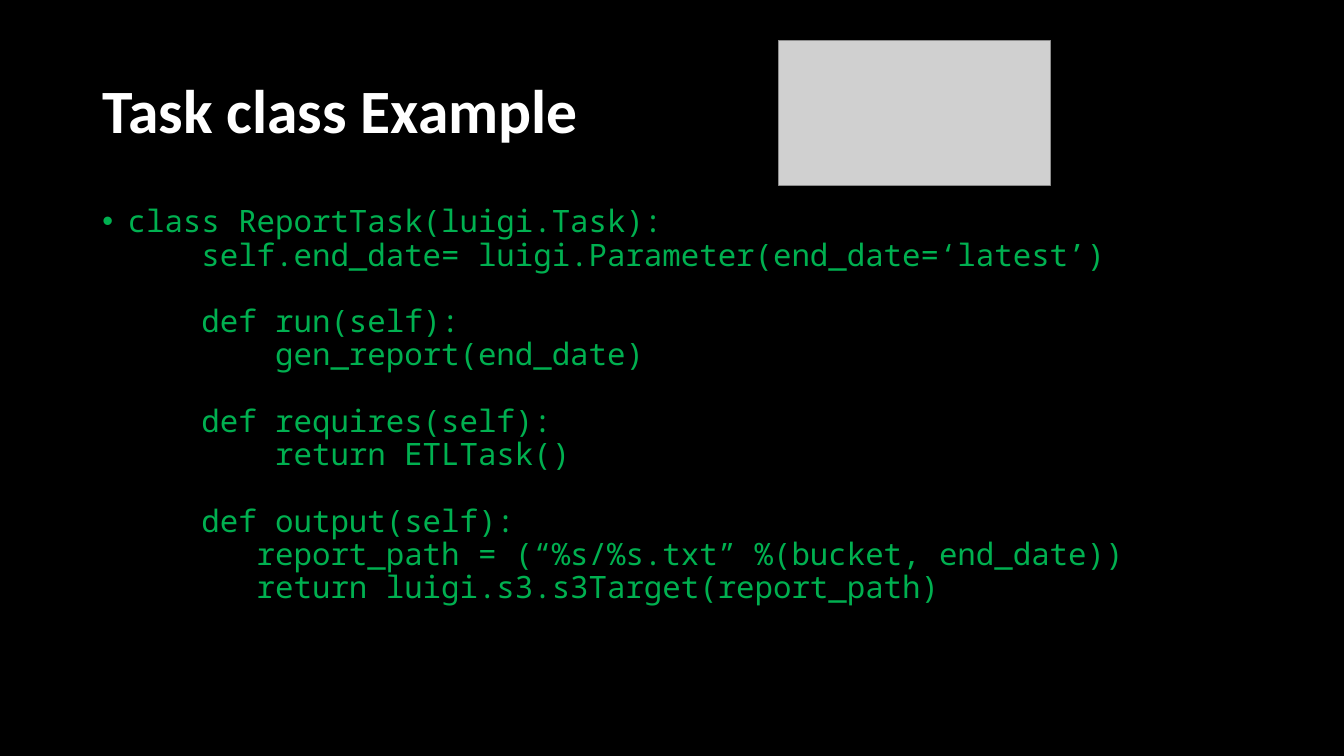
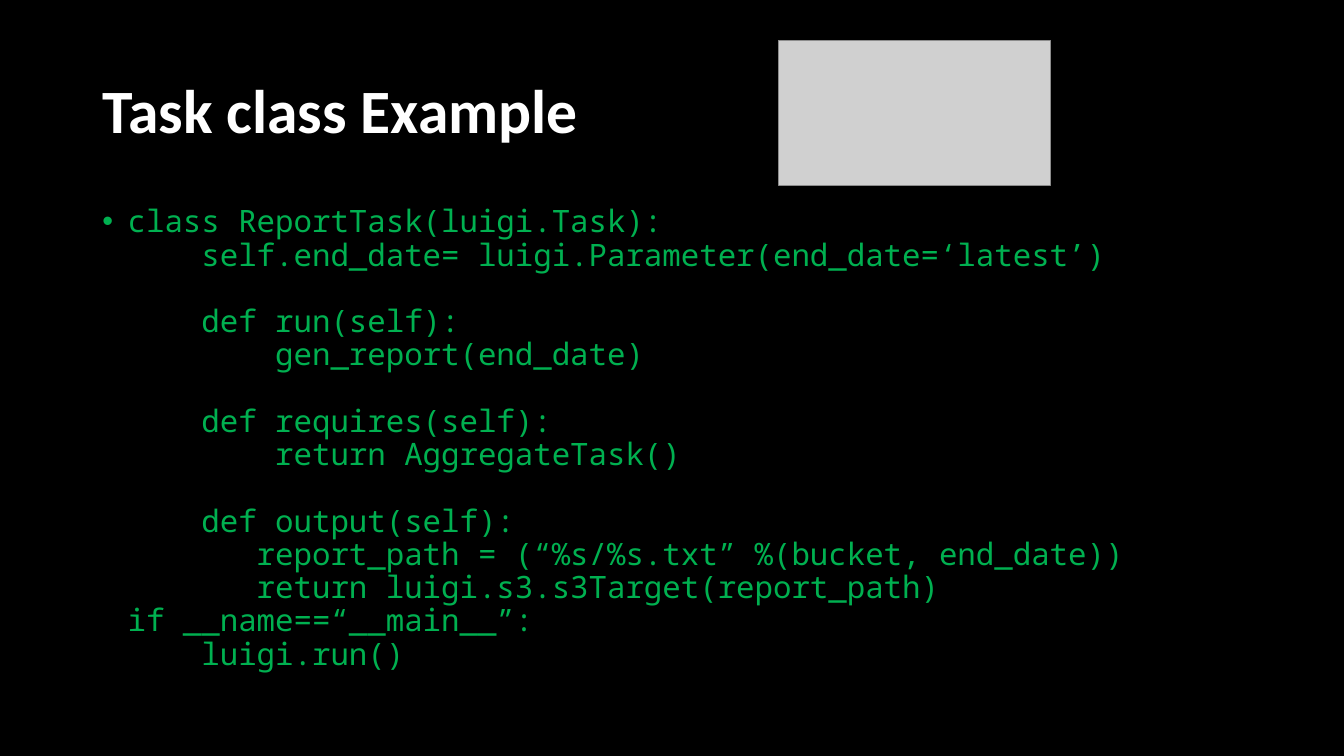
Before and after one commit to femibyte/data-eng, a slide deck: slide 17 of PyData2016-DataPipelinesCloud.pptx (slide 16 before the commit). Drawn at 1344x756 pixels with LibreOffice and Linux fonts; fonts in the diff are those of the drawing; grey boxes stand for pictures. Boxes give left, top, right and bottom in pixels: in the first picture for what was removed or moved away, otherwise in the second. Text is boxed around its words. In the diff, an @@ line names an element or a change of style, - is before the commit and + after.

```diff
--- a/PyData2016-DataPipelinesCloud.pptx
+++ b/PyData2016-DataPipelinesCloud.pptx
@@ text at <box>128,208,1123,673</box>: text changed @@
-• class ReportTask(luigi.Task):
-  self.end_date= luigi.Parameter(end_date=‘latest’)
-  def run(self):
-  gen_report(end_date)
-  def requires(self):
-  return ETLTask()
-  def output(self):
-  report_path = (“%s/%s.txt” %(bucket, end_date))
-  return luigi.s3.s3Target(report_path)
+• class ReportTask(luigi.Task):
+  self.end_date= luigi.Parameter(end_date=‘latest’)
+  def run(self):
+  gen_report(end_date)
+  def requires(self):
+  return AggregateTask()
+  def output(self):
+  report_path = (“%s/%s.txt” %(bucket, end_date))
+  return luigi.s3.s3Target(report_path)
+  if __name==“__main__”:
+  luigi.run()
```
Also in this commit, not shown: 9 other slides changed, 4 slides added.
